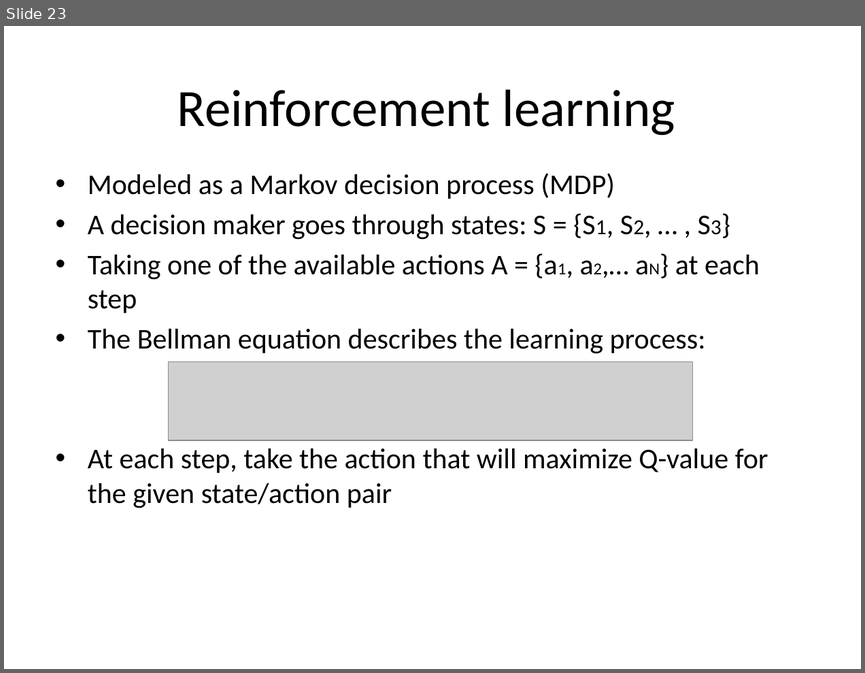
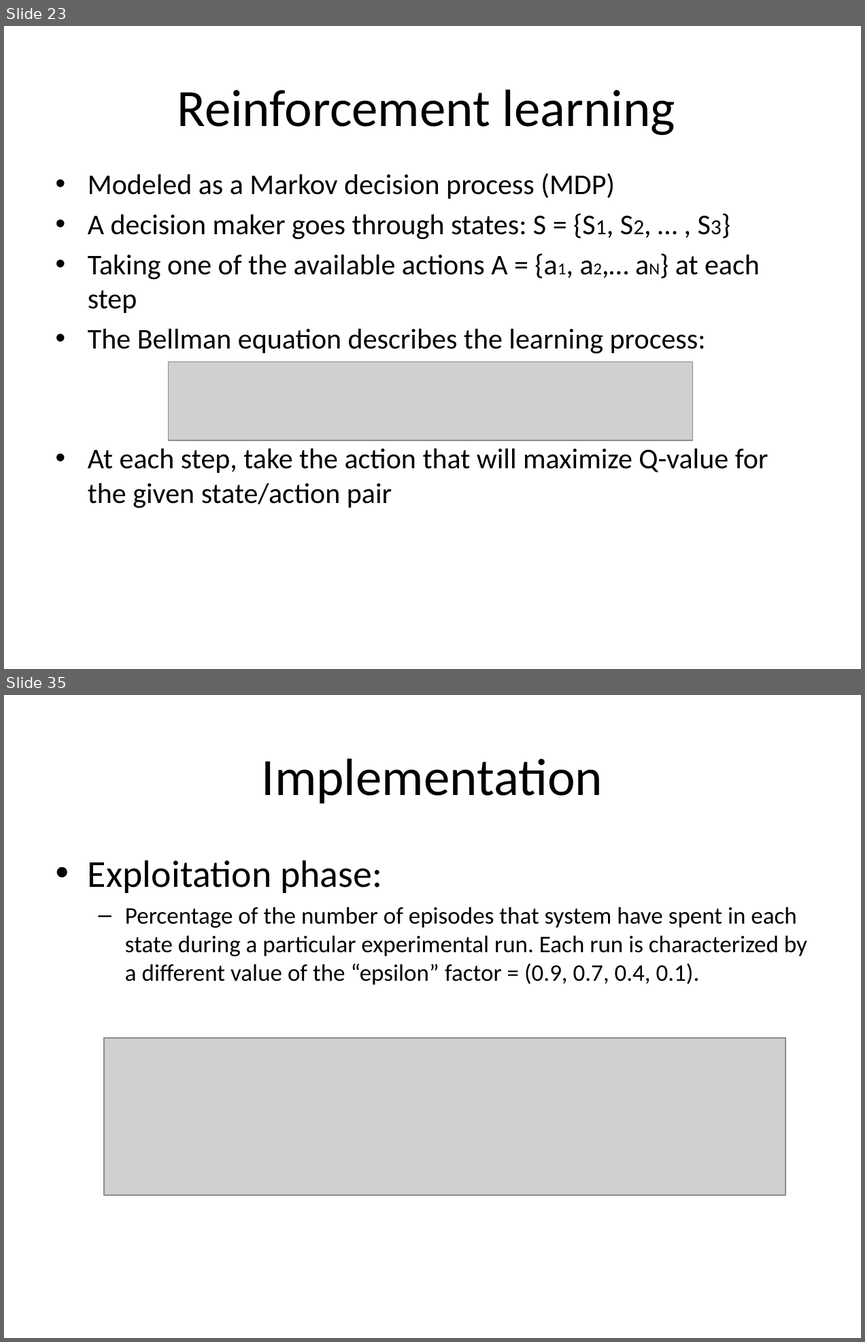
Before and after one commit to ro1208984/learning.java, a slide deck: Mobile Day presentation.pptx. Shown one above the other, each under a label of ours: slide 23 before the commit, slides 23 and 35 after it; the slides between them are not shown. The pictures are 865x673 and 865x1342 pixels, drawn with LibreOffice and Linux fonts; fonts in the diff are those of the drawing; grey boxes stand for pictures. Boxes give left, top, right and bottom in pixels: in the first picture for what was removed or moved away, otherwise in the second. Text is boxed around its words. In the diff, an @@ line names an element or a change of style, - is before the commit and + after.

```diff
--- a/Mobile Day presentation.pptx
+++ b/Mobile Day presentation.pptx
@@ slide 35 added at <box>4,695,861,1338</box>, background #FFFFFF @@
@@ title added at <box>262,758,603,804</box>, 44 pt, text #000000 @@
+Implementation
@@ text added at <box>88,860,807,985</box>, 20 pt, text #000000 @@
+• Exploitation phase:
+  – Percentage of the number of episodes that system have spent in each state during a particular experimental run. Each run is characterized by a different value of the “epsilon” factor = (0.9, 0.7, 0.4, 0.1).
@@ picture added at <box>104,1038,785,1195</box> @@
```
Also in this commit, not shown: 4 slides changed, 16 other slides added.
